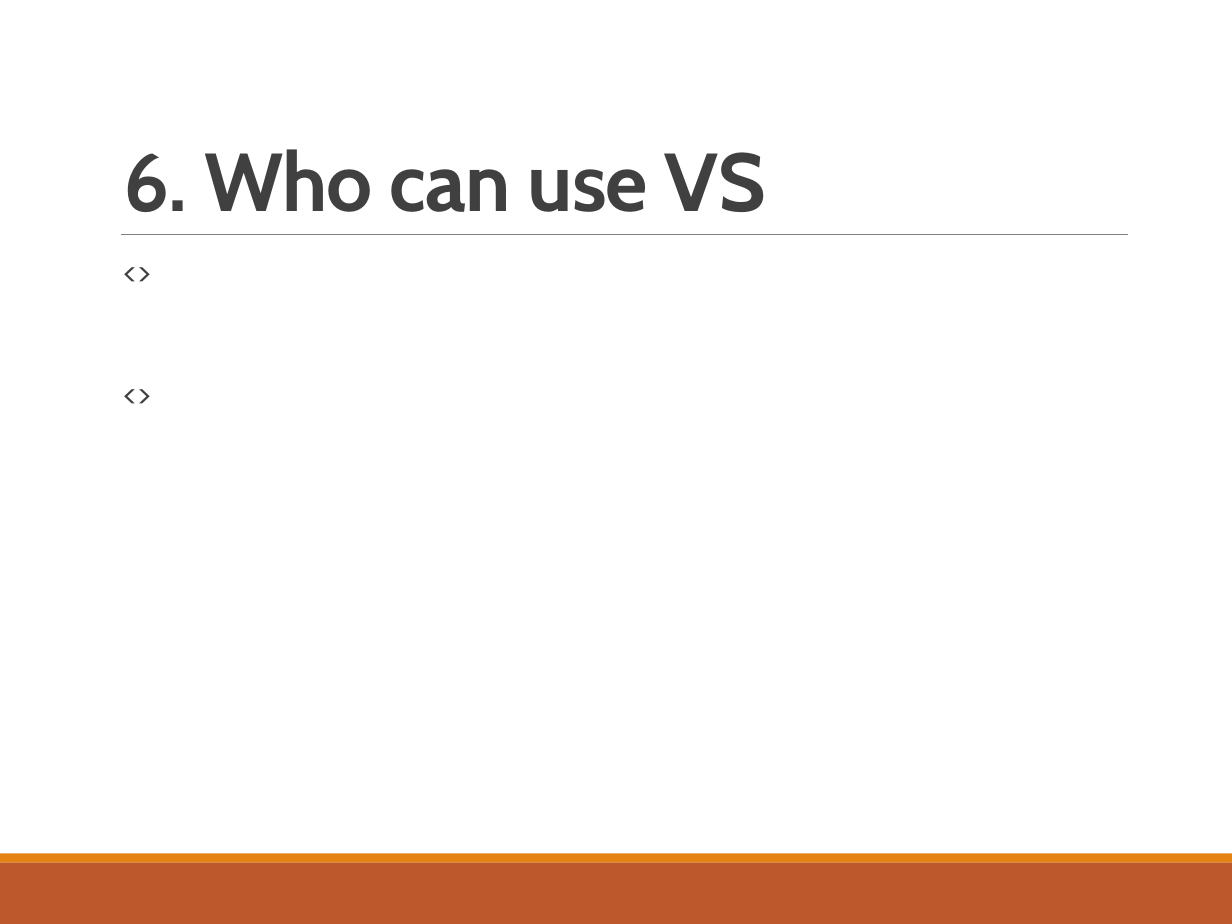
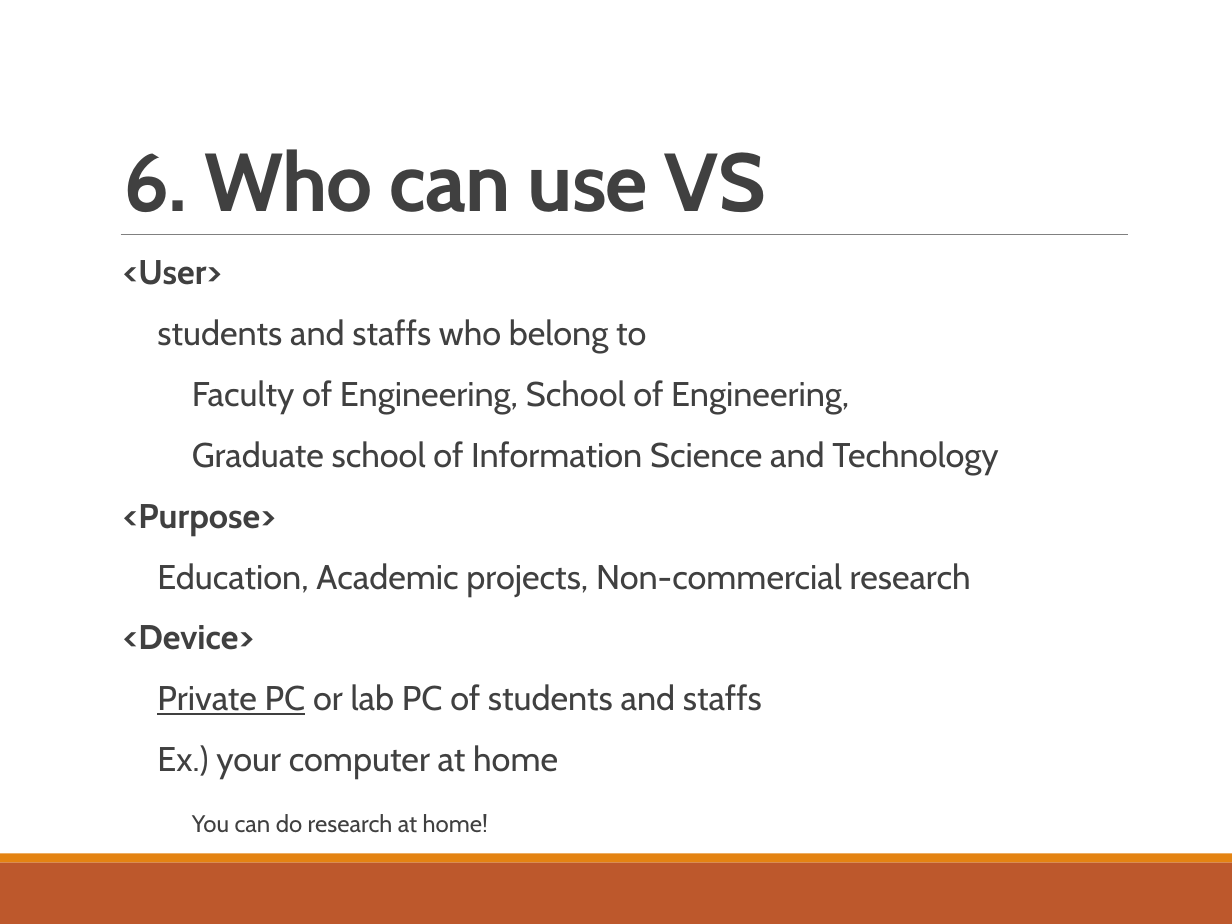
Before and after one commit to whcitizen/citizen-_task, a slide deck: slide 9 of 02_working/07_IDE/02_スライド/IDE&VS_20180508.pptx. Drawn at 1232x924 pixels with LibreOffice and Linux fonts; fonts in the diff are those of the drawing. Boxes give left, top, right and bottom in pixels: in the first picture for what was removed or moved away, otherwise in the second. Text is boxed around its words. In the diff, an @@ line names an element or a change of style, - is before the commit and + after.

```diff
--- a/02_working/07_IDE/02_スライド/IDE&VS_20180508.pptx
+++ b/02_working/07_IDE/02_スライド/IDE&VS_20180508.pptx
@@ text at [123,260,998,833]: text changed @@
-  <>
-  <>
+  <User>
+  students and staffs who belong to
+  Faculty of Engineering, School of Engineering,
+  Graduate school of Information Science and Technology
+  <Purpose>
+  Education, Academic projects, Non-commercial research
+  <Device>
+  Private PC or lab PC of students and staffs
+  Ex.) your computer at home
+  You can do research at home!
```
Also in this commit, not shown: 5 other slides changed, 3 slides added, 1 slide removed, 14 other files.
